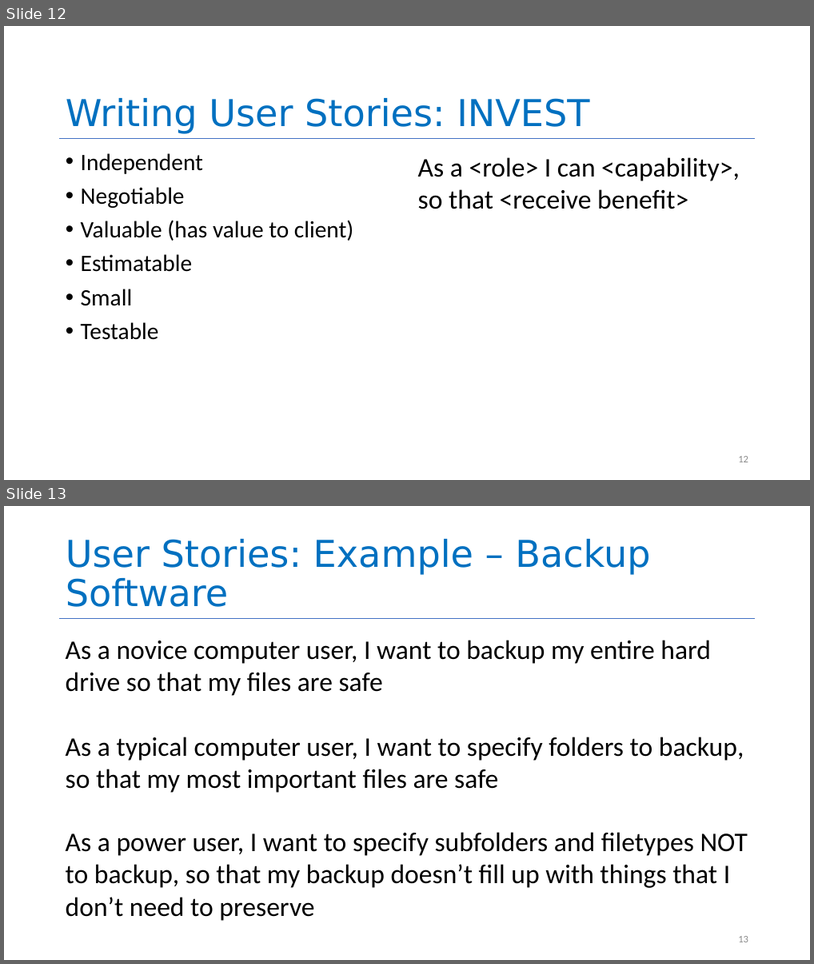
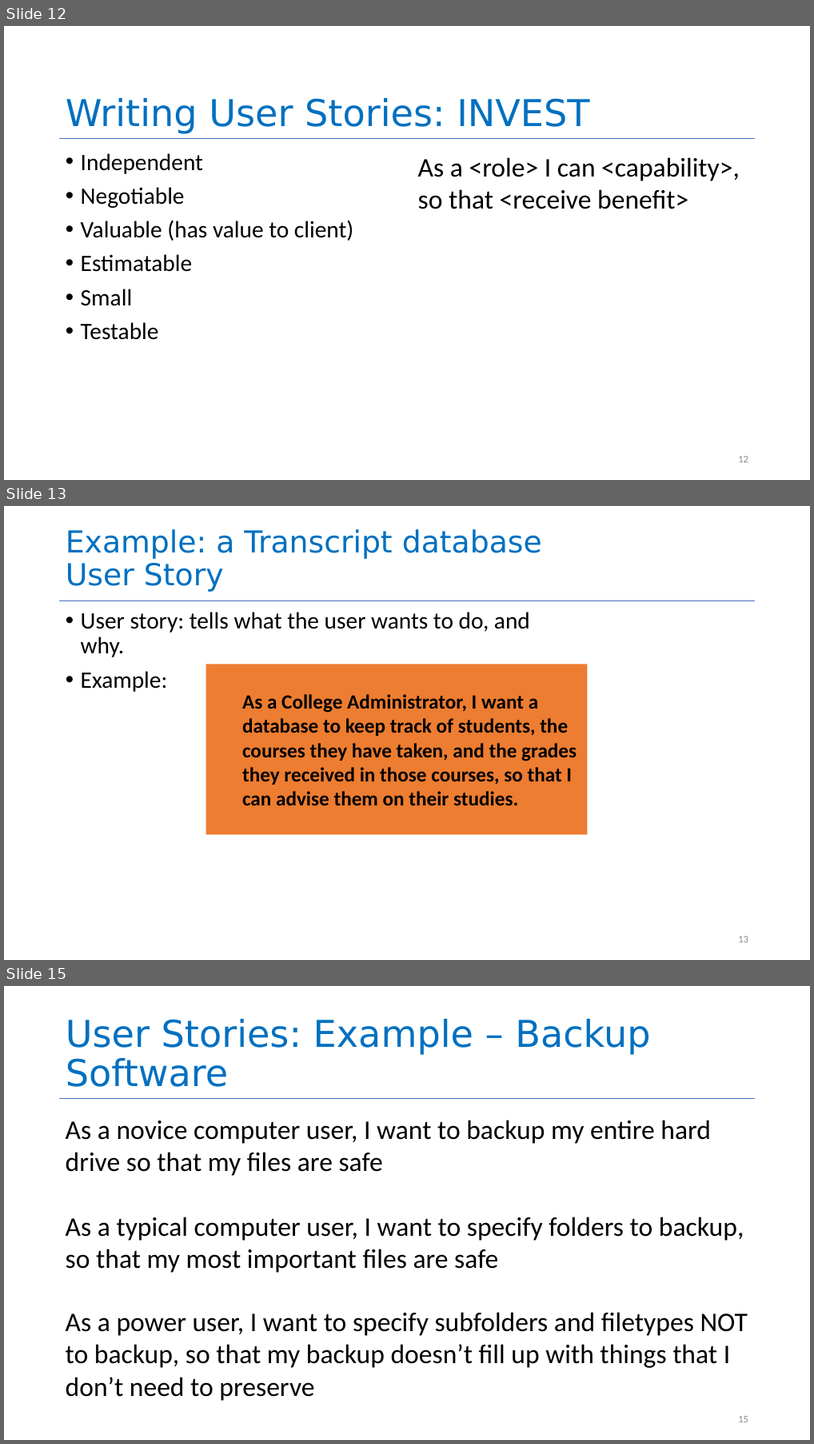
Before and after one commit to neu-se/CS4530-Fall-2022, a slide deck: Slides/Lesson 1.2 Requirements Gathering - Mitch edit.pptx. Shown one above the other, each under a label of ours: slides 12 and 13 before the commit, slides 12, 13 and 15 after it; the slides between them are not shown. The pictures are 814x964 and 814x1444 pixels, drawn with LibreOffice and Linux fonts; fonts in the diff are those of the drawing. Boxes give left, top, right and bottom in pixels: in the first picture for what was removed or moved away, otherwise in the second. Text is boxed around its words. In the diff, an @@ line names an element or a change of style, - is before the commit and + after.

```diff
--- a/Slides/Lesson 1.2 Requirements Gathering - Mitch edit.pptx
+++ b/Slides/Lesson 1.2 Requirements Gathering - Mitch edit.pptx
@@ slide 13 added at (4,506,810,960), background #FFFFFF @@
@@ title added at (66,529,542,592), 36 pt, text #0070C0 @@
+Example: a Transcript database
+User Story
@@ line added from (60, 600) to (755, 600), #4472C4 0.5 pt @@
@@ text added at (81,612,530,692), 28 pt, text #000000 @@
+• User story: tells what the user wants to do, and why.
+• Example:
@@ rectangle added at (206,664,587,835), fill #ED7D31, 24 pt, text #000000, bold @@
+  As a College Administrator, I want a database to keep track of students, the courses they have taken, and the grades they received in those courses, so that I can advise them on their studies.
@@ page number added at (738,936,749,942), 12 pt, text #8C8C8C @@
+13
@@ what was slide 13 is now slide 15 @@
```
Also in this commit, not shown: 1 other slide added.
